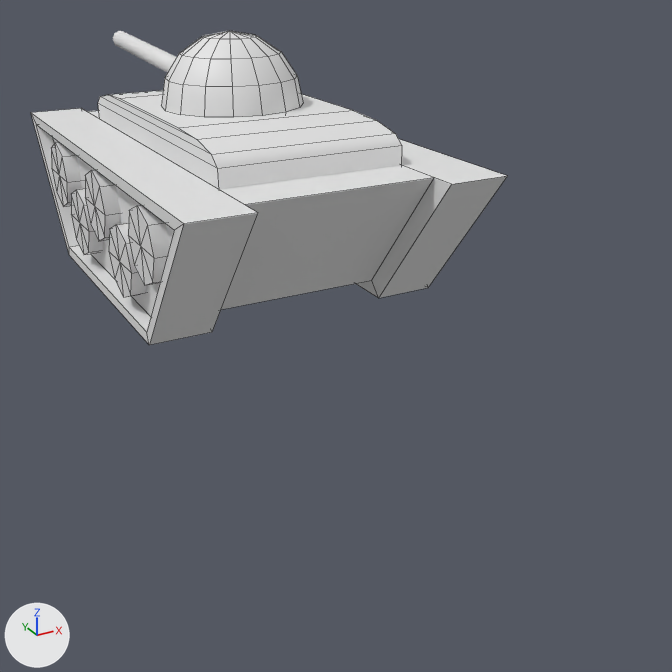
The FBX model Engine_Godoy_Fabbri/res/Tank/Tank.fbx as it was, and as the next commit left it.
The view is the same before and after, from a 50 mm camera at (-5.2, -12.49, 3.8) aimed at (2.57, 1.63, -3.26). The lights are fixed; the arrows at lower left show +X, +Y and +Z. The picture after the commit comes second. Mesh edges are drawn as thin lines on the coarser meshes. Where no turn or scale is listed for an object, it has been applied to the vertices.

The older version as bpy lines, for what is in view:
```python
me_cube_001 = bpy.data.meshes.new('Cube.001')
me_cube_001.from_pydata(...)  # 40 vertices, 38 faces; spans x -2.1..2.1, y -3.6..3.6, z -1.0..1.0
me_cylinder = bpy.data.meshes.new('Cylinder')
me_cylinder.from_pydata(...)  # an 8-sided cylinder along x spanning x -2.1..2.1, y 1.5..2.5, z -0.2..0.8
me_sphere = bpy.data.meshes.new('Sphere')
me_sphere.from_pydata(...)  # a UV sphere (16 segments, 8 rings, poles along z) spanning x -1.0..1.0, y -1.0..1.0, z -1.0..1.0
ob_base = bpy.data.objects.new('Base', me_cube_001)
ob_base.location = (0.0, 0.0, 0.0)
ob_turret = bpy.data.objects.new('Turret', me_sphere)
ob_turret.location = (0.0, 0.0, 1.5)
ob_wheel = bpy.data.objects.new('Wheel', me_cylinder)
ob_wheel.location = (0.0, 0.0, 0.0)
# also in view: 'Wheel.003' at (0.0, 1.0, -0.2); 'TurretBase' at (0.0, 0.0, 1.0); 'Wheel.004' at (0.0, 0.0, 0.3); 'Wheel.002' at (0.0, -1.0, -0.2); 'Canon' at (0.0, 3.0, 1.79)
```
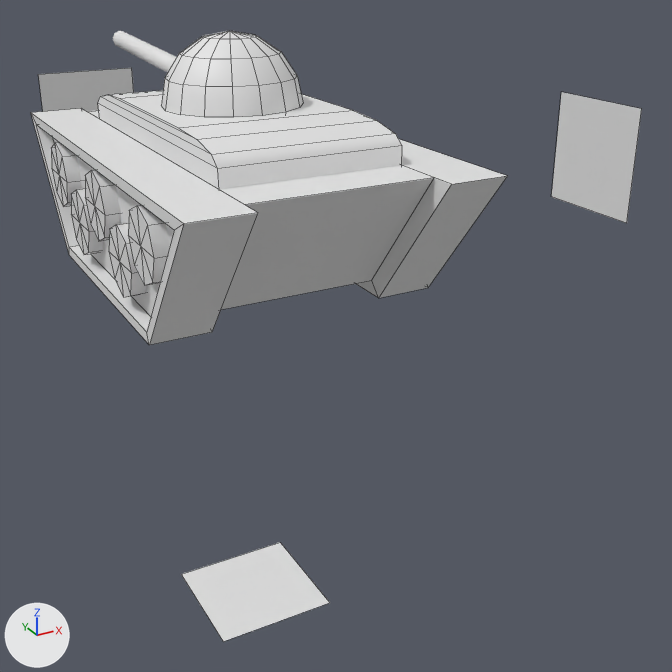
Commit message: Fixed planes

Edits to the bpy script that builds the scene:
```text
Add me_plane_001:
    me_plane_001.from_pydata([(-1.0, 8.0, -1.0), (1.0, 8.0, -1.0), (-1.0, 8.0, 1.0), (1.0, 8.0, 1.0)], [], [(0, 1, 3, 2)])
Add me_plane:
    me_plane.from_pydata([(7.0, -1.0, -1.0), (7.0, 1.0, -1.0), (7.0, -1.0, 1.0), (7.0, 1.0, 1.0)], [], [(0, 1, 3, 2)])
Add me_plane_002:
    me_plane_002.from_pydata([(-1.0, 1.0, -7.0), (1.0, 1.0, -7.0), (-1.0, -1.0, -7.0), (1.0, -1.0, -7.0)], [], [(0, 1, 3, 2)])
Add ob_plane_001:
    ob_plane_001 = bpy.data.objects.new('Plane.001', me_plane_001)
    ob_plane_001.location = (0.0, 0.0, 0.0)
Add ob_plane:
    ob_plane = bpy.data.objects.new('Plane', me_plane)
    ob_plane.location = (0.0, 0.0, 0.0)
Add ob_plane_002:
    ob_plane_002 = bpy.data.objects.new('Plane.002', me_plane_002)
    ob_plane_002.location = (0.0, 0.0, 0.0)
```

Boxes (x1, y1, x2, y2) around the edits, measured in the pictures (672 x 672 px):
'Plane', added: after (552, 92, 642, 223)
'Plane.002', added: after (181, 542, 330, 642)
'Plane.001', added: after (38, 68, 134, 112)
